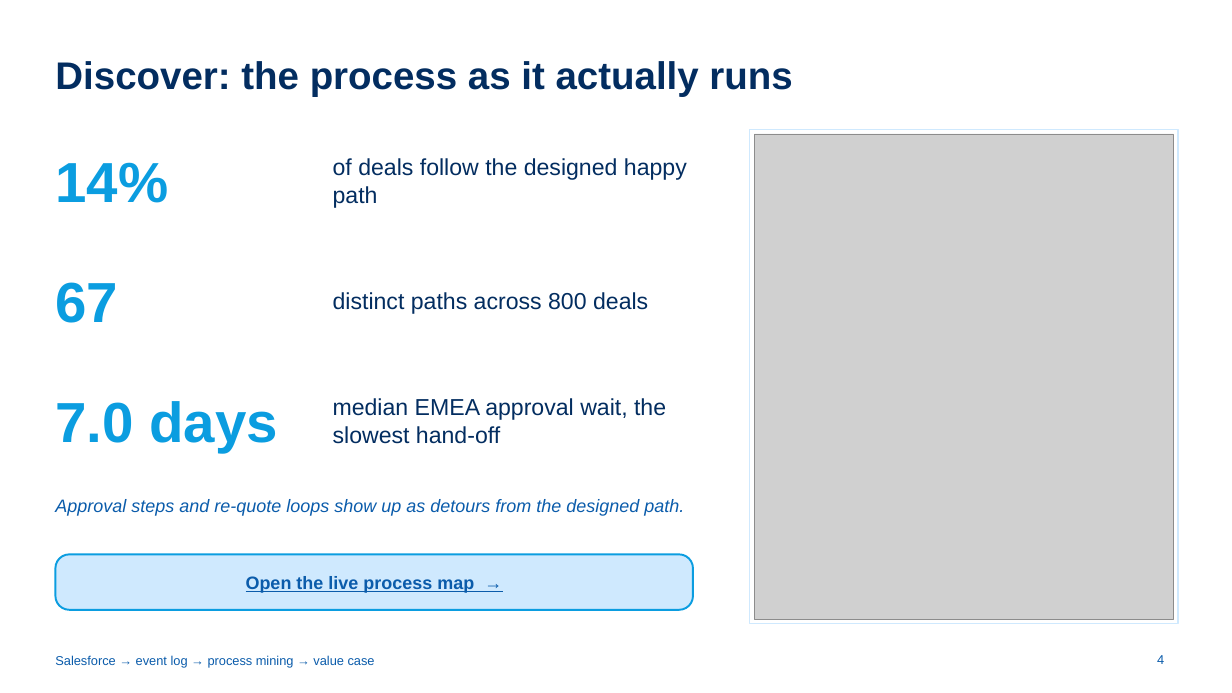
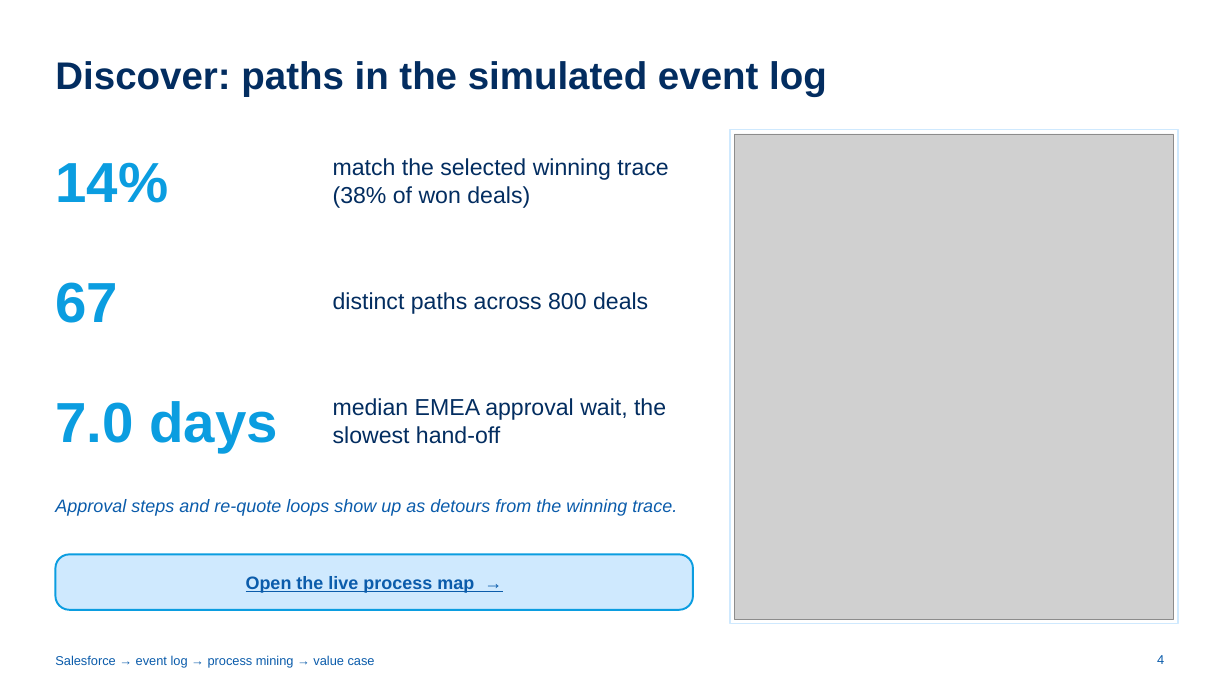
Before and after one commit to ch-lukas/salesforce-process-intelligence, a slide deck: slide 4 of deck/salesforce-process-intelligence.pptx. Drawn at 1232x693 pixels with LibreOffice and Linux fonts; fonts in the diff are those of the drawing; grey boxes stand for pictures. Boxes give left, top, right and bottom in pixels: in the first picture for what was removed or moved away, otherwise in the second. Text is boxed around its words. In the diff, an @@ line names an element or a change of style, - is before the commit and + after.

```diff
--- a/deck/salesforce-process-intelligence.pptx
+++ b/deck/salesforce-process-intelligence.pptx
@@ title at (x1=55, y1=61, x2=827, y2=96): text changed @@
-Discover: the process as it actually runs
+Discover: paths in the simulated event log
@@ rectangle resized from (x1=750, y1=129, x2=1178, y2=624) to (x1=730, y1=129, x2=1178, y2=624) @@
@@ picture resized from (x1=754, y1=134, x2=1174, y2=619) to (x1=735, y1=134, x2=1174, y2=619) @@
@@ text at (x1=333, y1=158, x2=668, y2=208): text changed @@
-of deals follow the designed happy path
+match the selected winning trace (38% of won deals)
@@ text at (x1=55, y1=499, x2=677, y2=516): text changed @@
-Approval steps and re-quote loops show up as detours from the designed path.
+Approval steps and re-quote loops show up as detours from the winning trace.
```
Also in this commit, not shown: 7 other slides changed, 25 other files.
